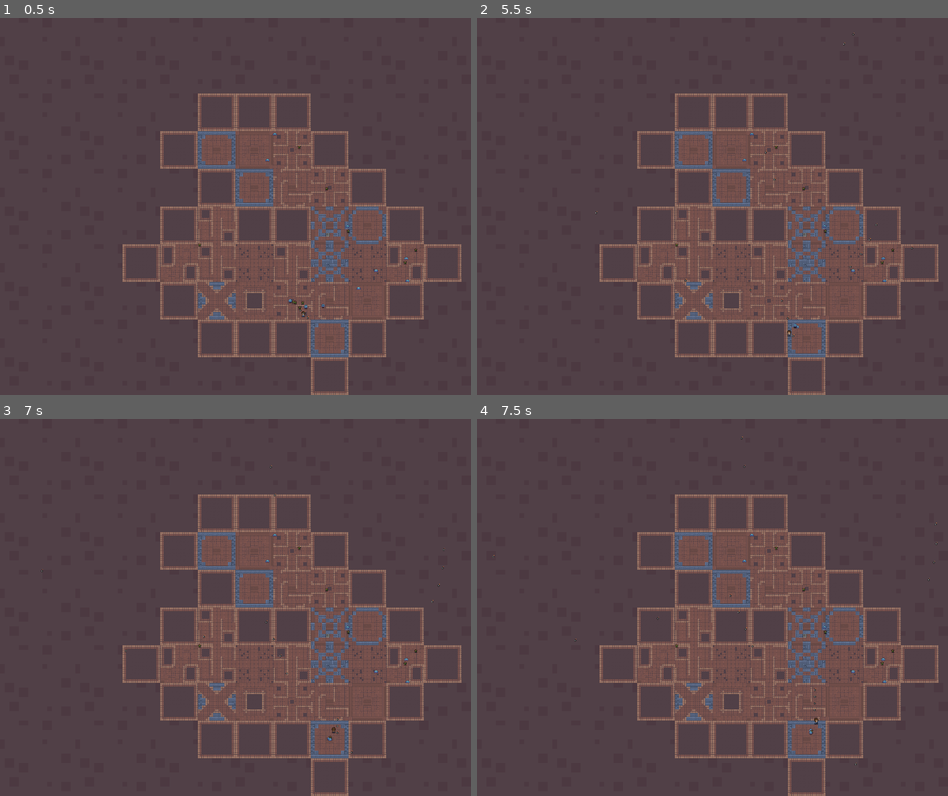
Above: before the commit, frames 1-4 (two rows, left to right).
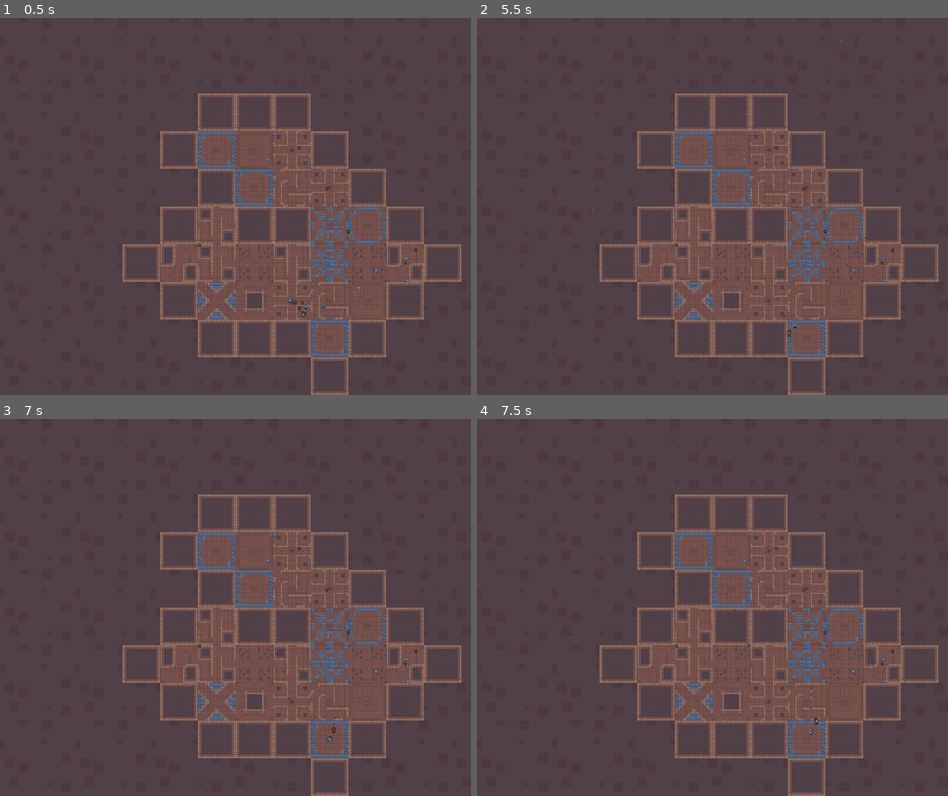
Above: after the commit, the same moments.

Repository: jaxonavena/Calamity
Game: Godot game, scene res://scenes/dungeon_generator.tscn
Two runs of this game, one before a commit and one after it. Both use one fixed random seed, a clock stepped at 60 frames per second and the inputs below.
Inputs (mouse positions are in pixels of both pictures, inside the frame that each line leads up to):
- Up to frame 1 (0.5 s): no input
- Up to frame 2 (5.5 s): tap Enter at 0.5 s; move the mouse to (816, 187) at 0.52 s; press the mouse at (816, 187) at 0.53 s; hold Right (ui_right) 0.53-1.28 s; tap Space (attack) at 1.25, 1.35, 4.35 s; move the mouse to (618, 225) at 1.27 s; release the mouse at (618, 225) at 1.28 s; hold Down (ui_down) 1.28-2.03 s; click (618, 225) at 1.55 s; move the mouse to (759, 123) at 2.02 s; press the mouse at (759, 123) at 2.03 s; hold Right (ui_right) 2.03-2.78 s; move the mouse to (688, 281) at 2.77 s; release the mouse at (688, 281) at 2.78 s; hold Up (ui_up) 2.78-3.53 s; tap E at 2.85 s; click (688, 281) at 3.05 s; move the mouse to (853, 263) at 3.52 s; press the mouse at (853, 263) at 3.53 s; hold Left (ui_left) 3.53-5.03 s; move the mouse to (571, 149) at 4.27 s; release the mouse at (571, 149) at 4.28 s; click (571, 149) at 4.55 s; move the mouse to (736, 206) at 5.02 s; press the mouse at (736, 206) at 5.03 s; hold Down (ui_down) from 5.03 s (still down)
- Up to frame 3 (7 s): tap Enter at 5.75 s; move the mouse to (164, 513) at 5.77 s; release Down (ui_down) at 5.78 s; release the mouse at (164, 513) at 5.78 s; hold Right (ui_right) 5.78-6.53 s; tap E at 5.85 s; click (164, 513) at 6.05 s; move the mouse to (339, 588) at 6.52 s; press the mouse at (339, 588) at 6.53 s; hold Up (ui_up) from 6.53 s (still down)
- Up to frame 4 (7.5 s): move the mouse to (618, 626) at 7.27 s; release Up (ui_up) at 7.28 s; release the mouse at (618, 626) at 7.28 s; hold Right (ui_right) from 7.28 s (still down); tap Space (attack) at 7.35 s

Frame 1 is identical in both runs. In frame 2, less than 0.1% of the frame differs, in the area x 24-85%, y 3-85%; in frame 3, less than 0.1%; in frame 4, less than 0.1%, in the area x 2-98%, y 4-78%.

Commit message:
Fix thing where projectiles launch from three feet from player

Diff:
--- a/calamity-godotproject/scripts/player.gd
+++ b/calamity-godotproject/scripts/player.gd
@@ -38,7 +38,8 @@
 	projectile_inst.set_direction(direction, self)
 
 	# place the projectile down
-	projectile_inst.position = self.position
+	projectile_inst.position = $player_hitbox.global_position
+	print($player_hitbox.position)
 	get_parent().add_child(projectile_inst)
 
 
